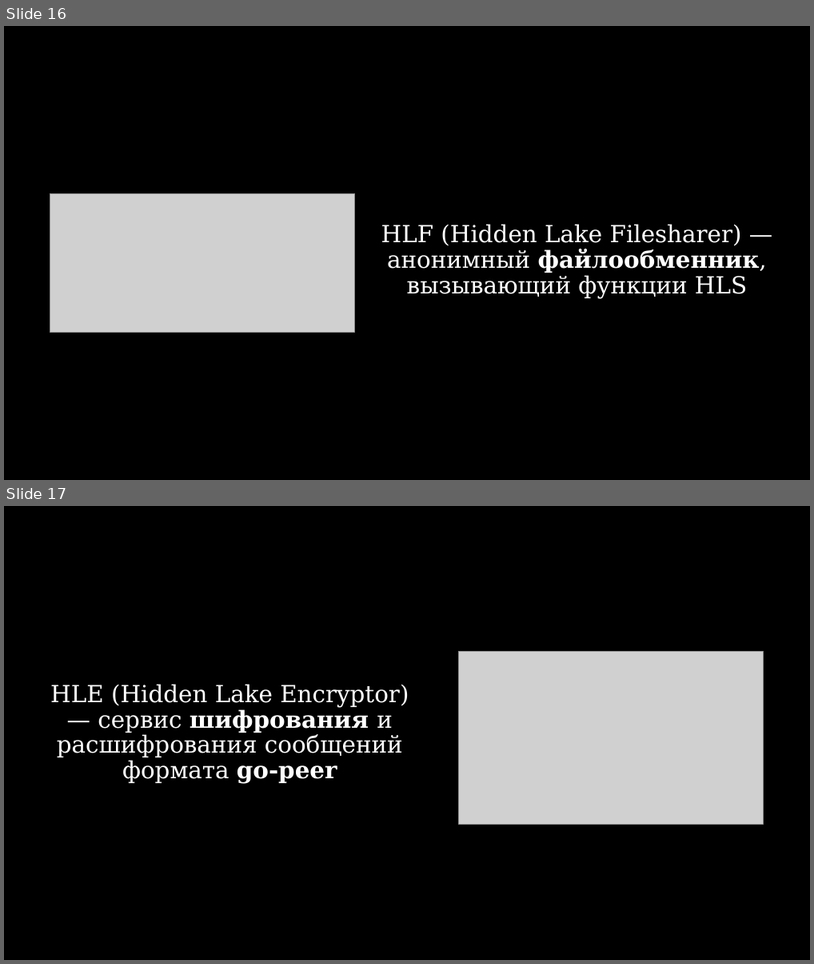
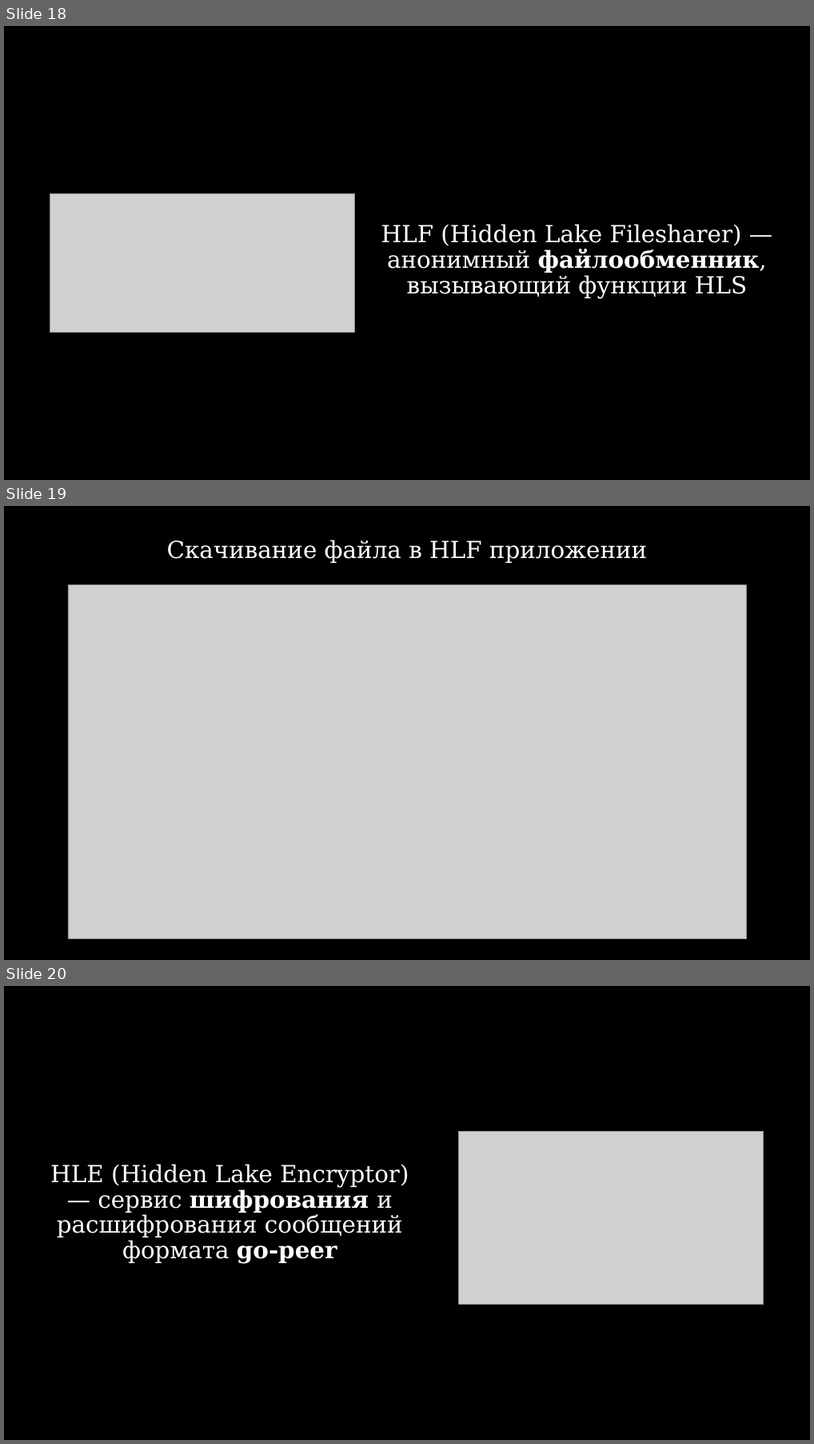
Before and after one commit to number571/go-peer, a slide deck: docs/hidden_lake_anonymous_network_view.pptx. Shown one above the other, each under a label of ours: slides 16 and 17 before the commit, slides 18, 19 and 20 after it. The pictures are 814x964 and 814x1444 pixels, drawn with LibreOffice and Linux fonts; fonts in the diff are those of the drawing; grey boxes stand for pictures. Boxes give left, top, right and bottom in pixels: in the first picture for what was removed or moved away, otherwise in the second. Text is boxed around its words. In the diff, an @@ line names an element or a change of style, - is before the commit and + after.

```diff
--- a/docs/hidden_lake_anonymous_network_view.pptx
+++ b/docs/hidden_lake_anonymous_network_view.pptx
@@ slide 19 added at [4,506,810,960], background #000000 @@
@@ text added at [167,540,647,563], 28 pt, text #FFFFFF @@
+Скачивание файла в HLF приложении
@@ picture added at [68,584,747,939] @@
@@ what was slide 16 is now slide 18 @@
@@ what was slide 17 is now slide 20 @@
```
Also in this commit, not shown: 2 other slides added, 3 other files.
